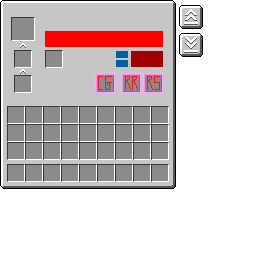
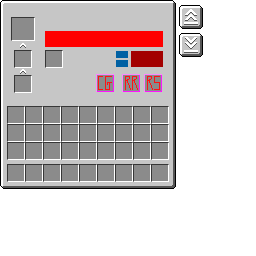
Two versions of the same layered image (256px x 256px). Layer-by-layer changes:
painted on "vac_pipe_station_send.png" over [95, 73, 163, 93]
